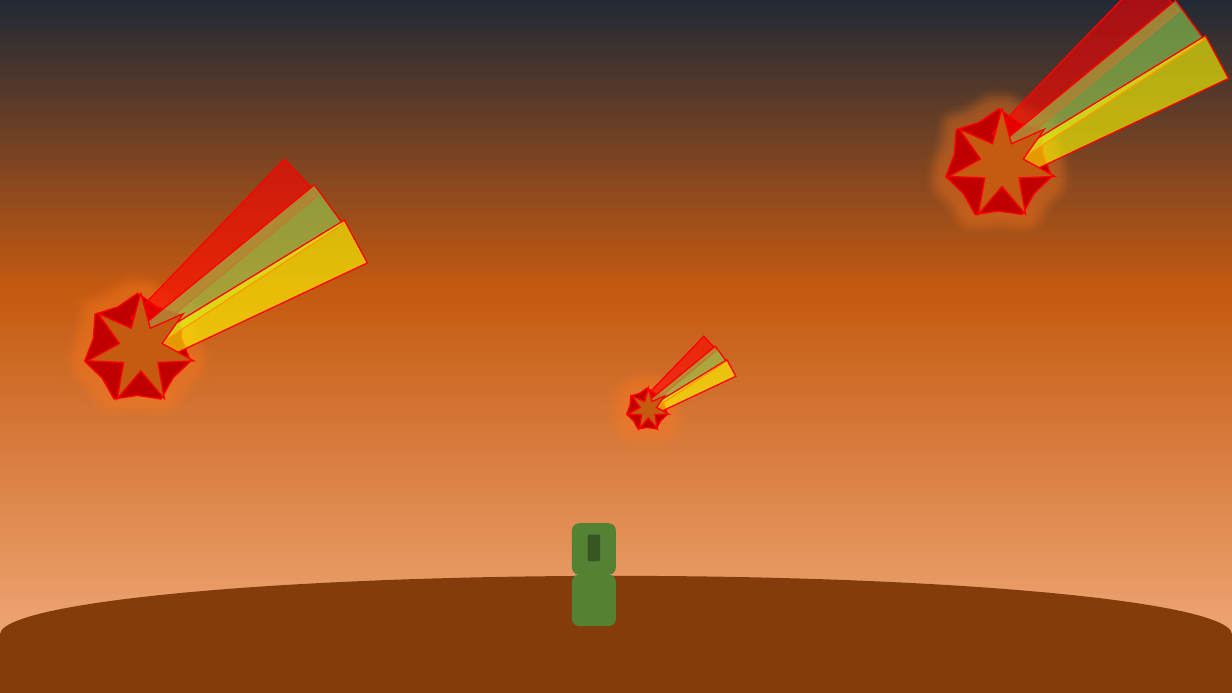
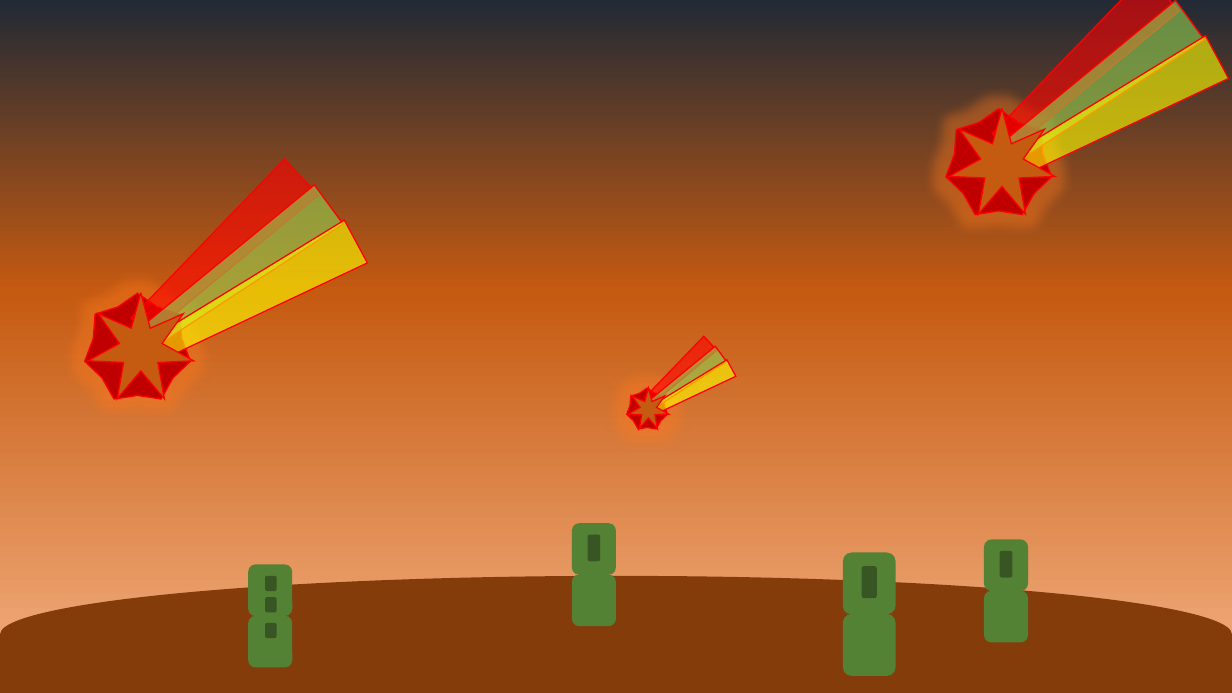
Before and after one commit to Grat3Su/ss_algorithm, a slide deck: slide 8 of Game.pptx (slide 2 before the commit). Drawn at 1232x693 pixels with LibreOffice and Linux fonts; fonts in the diff are those of the drawing. Boxes give left, top, right and bottom in pixels: in the first picture for what was removed or moved away, otherwise in the second. Text is boxed around its words. In the diff, an @@ line names an element or a change of style, - is before the commit and + after.

```diff
--- a/Game.pptx
+++ b/Game.pptx
@@ rounded rectangle added at [249,565,293,616], fill #548235 @@
@@ rounded rectangle added at [843,553,896,615], fill #548235 @@
@@ rounded rectangle added at [862,567,877,599], fill #385723 @@
@@ rounded rectangle added at [984,540,1029,592], fill #548235 @@
@@ rounded rectangle added at [1000,551,1013,578], fill #385723 @@
@@ rounded rectangle added at [265,576,276,592], fill #385723 @@
@@ rounded rectangle added at [265,597,276,613], fill #385723 @@
@@ rounded rectangle added at [984,591,1029,642], fill #548235 @@
@@ rounded rectangle added at [249,616,293,667], fill #548235 @@
@@ rounded rectangle added at [265,623,276,639], fill #385723 @@
@@ rounded rectangle added at [843,614,896,676], fill #548235 @@
```
Also in this commit, not shown: 1 other slide changed, 1 slide added, 5 other files.
